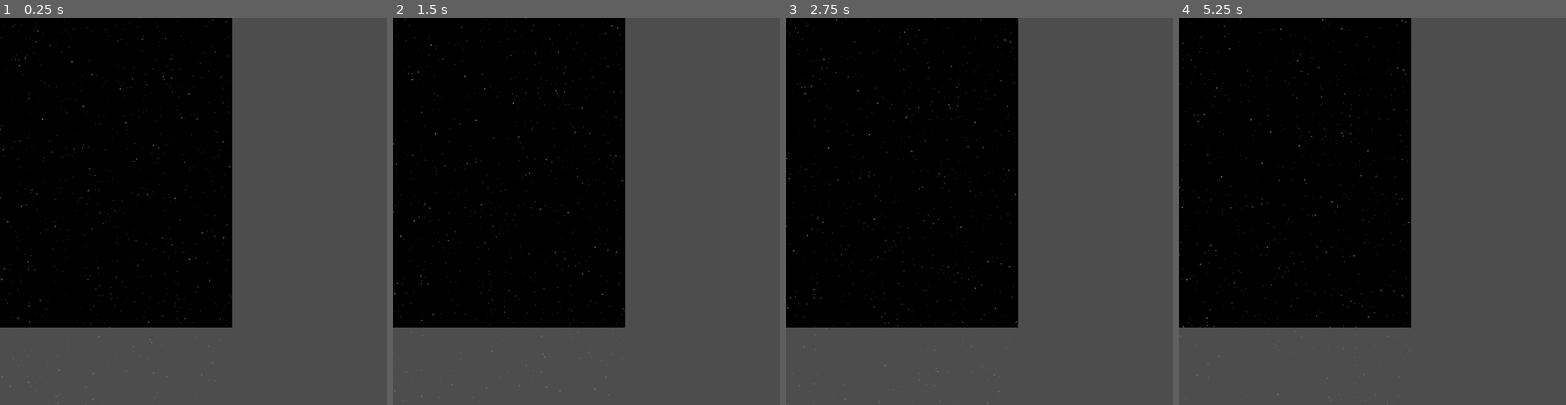
Above: before the commit, frames 1-4 (left to right).
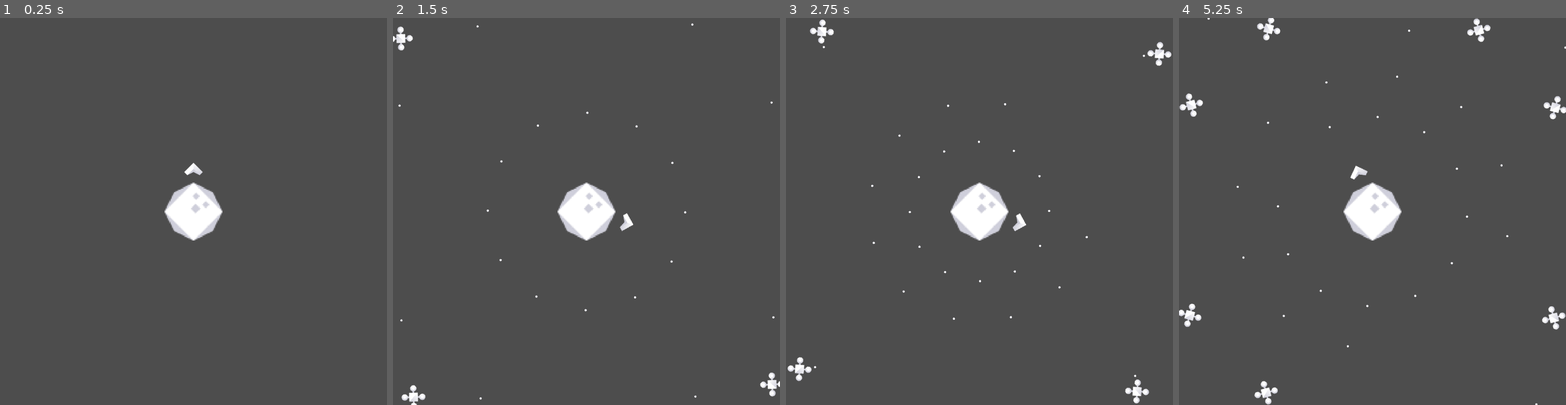
Above: after the commit, the same moments.

Repository: redpebble/mini-jame-gam-39
Game: Godot game, scene res://scenes/game.tscn
Same seed, same stepped clock (60 frames per second), same inputs: the game is played once before the commit and once after it. This scene is started directly instead of the project's main scene.
Inputs (mouse positions are in pixels of both pictures, inside the frame that each line leads up to):
- Up to frame 1 (0.25 s): no input
- Up to frame 2 (1.5 s): move the mouse to (671, 192) at 0.52 s; press the mouse at (671, 192) at 0.53 s; hold D (right) 0.53-1.28 s; move the mouse to (509, 230) at 1.27 s; release the mouse at (509, 230) at 1.28 s; hold A (left) from 1.28 s (still down); click (509, 230) at 1.35 s
- Up to frame 3 (2.75 s): move the mouse to (1018, 126) at 2.02 s; release A (left) at 2.03 s; press the mouse at (1018, 126) at 2.03 s; hold D (right) from 2.03 s (still down)
- Up to frame 4 (5.25 s): move the mouse to (1353, 288) at 2.77 s; release the mouse at (1353, 288) at 2.78 s; click (1353, 288) at 2.85 s; move the mouse to (1488, 269) at 3.52 s; release D (right) at 3.53 s; press the mouse at (1488, 269) at 3.53 s; hold A (left) from 3.53 s (still down); move the mouse to (1256, 153) at 4.27 s; release the mouse at (1256, 153) at 4.28 s; click (1256, 153) at 4.35 s; move the mouse to (1391, 211) at 5.02 s; press the mouse at (1391, 211) at 5.03 s

The runs differ from the first frame. In frame 1, 48% of the frame differs, in the area x 0-60%, y 0-100%; in frame 2, 48%; in frame 3, 48%; in frame 4, 49%, in the area x 0-100%, y 0-100%.
Error before the commit: Invalid type in function 'register_hit' in base 'Area2D (HurtBox)'. The Object-derived class of argument 1 (Area2D) is not a subclass of the expected argument …

Commit message:
re-connect UI, free projectiles

Diff:
--- a/godot/project.godot
+++ b/godot/project.godot
@@ -11,7 +11,7 @@
 [application]
 
 config/name="Mini Jame Gam #39"
-run/main_scene="res://scenes/world.tscn"
+run/main_scene="res://scenes/main.tscn"
 config/features=PackedStringArray("4.3", "GL Compatibility")
 
 [display]
--- a/godot/scenes/characters/pivot_enemy.gd
+++ b/godot/scenes/characters/pivot_enemy.gd
@@ -15,3 +15,6 @@
 
 func _on_enemy_destroyed() -> void:
 	queue_free()
+
+func get_enemy():
+	return $Enemy
--- a/godot/scenes/enemy_pivot_group.gd
+++ b/godot/scenes/enemy_pivot_group.gd
@@ -13,8 +13,8 @@
 		var e = enemy_to_spawn.instantiate()
 		e.initial_distance = initial_distance
 		e.angle = i * interval
+		e.ready.connect(func(): enemy_spawned.emit(e.get_enemy()))
 		call_deferred("add_child", e)
-		enemy_spawned.emit(e)
 
 func _physics_process(delta: float) -> void:
 	rotate(speed * delta)
--- a/godot/scenes/game.gd
+++ b/godot/scenes/game.gd
@@ -1,22 +1,10 @@
 extends Node2D
 
+signal player_ready(player)
 signal enemy_spawned(enemy)
 
-@export var enemy_to_spawn: PackedScene
+func _ready() -> void:
+	player_ready.emit($PlayerPivot/Player)
 
-@onready var shapeSize = $SpawnArea/CollisionShape2D.shape.extents
-@onready var origin = $SpawnArea/CollisionShape2D.global_position
-@onready var spawnStart = origin - shapeSize
-@onready var spawnEnd = origin + shapeSize
-
-func _on_spawn_timer_timeout() -> void:
-	var x = randf_range(spawnStart.x, spawnEnd.x)
-	var y = randf_range(spawnStart.y, spawnEnd.y)
-
-	var e = enemy_to_spawn.instantiate()
-	e.position = Vector2(x, y)
-	call_deferred("add_child", e)
-	enemy_spawned.emit(e)
-
-func _on_remove_area_body_entered(body: Node2D) -> void:
-	body.queue_free()
+func _on_enemy_pivot_group_enemy_spawned(enemy: Variant) -> void:
+	enemy_spawned.emit(enemy)
--- a/godot/scenes/game.tscn
+++ b/godot/scenes/game.tscn
@@ -1,123 +1,56 @@
-[gd_scene load_steps=15 format=3 uid="uid://ojq6qm1aqfsa"]
+[gd_scene load_steps=9 format=3 uid="uid://ojq6qm1aqfsa"]
 
+[ext_resource type="Texture2D" uid="uid://b5bwt0no124se" path="res://assets/sprites/planet.png" id="1_5ooyd"]
 [ext_resource type="Script" path="res://scenes/game.gd" id="1_npyn2"]
-[ext_resource type="Texture2D" uid="uid://8kqxdp4d04uk" path="res://assets/sprites/star.png" id="1_p0yxe"]
-[ext_resource type="Texture2D" uid="uid://bs8ygohuytey8" path="res://assets/black-bg.png" id="2_qguvw"]
-[ext_resource type="PackedScene" uid="uid://dw83puyctgkvr" path="res://scenes/characters/enemy.tscn" id="3_sh1te"]
+[ext_resource type="PackedScene" uid="uid://dcp0ihw4v50o5" path="res://scenes/characters/player.tscn" id="2_4fgon"]
+[ext_resource type="Script" path="res://scenes/player_pivot.gd" id="2_crob7"]
+[ext_resource type="Script" path="res://scenes/enemy_pivot_group.gd" id="2_whcb7"]
+[ext_resource type="Script" path="res://scenes/Hurtbox.gd" id="3_k05c8"]
+[ext_resource type="PackedScene" uid="uid://bunwupkge7p2b" path="res://scenes/characters/pivot_enemy.tscn" id="3_kljav"]
 
-[sub_resource type="Curve" id="Curve_0bejw"]
-min_value = 0.4
-max_value = 0.5
-_data = [Vector2(0, 0.4), 0.0, 0.0469276, 0, 1, Vector2(0.753378, 0.435354), 0.134423, 0.134423, 0, 0, Vector2(1, 0.5), 0.262125, 0.0, 1, 0]
-point_count = 3
-
-[sub_resource type="CurveTexture" id="CurveTexture_343gv"]
-curve = SubResource("Curve_0bejw")
-
-[sub_resource type="Curve" id="Curve_uackj"]
-max_value = 2.0
-_data = [Vector2(0, 0.317439), 0.0, 0.0, 0, 0, Vector2(0.912162, 0.990463), 1.98365, 1.98365, 0, 0, Vector2(1, 2), 0.0, 0.0, 0, 0]
-point_count = 3
-
-[sub_resource type="CurveTexture" id="CurveTexture_jt0n6"]
-curve = SubResource("Curve_uackj")
-
-[sub_resource type="ParticleProcessMaterial" id="ParticleProcessMaterial_qjw0m"]
-particle_flag_disable_z = true
-emission_shape_offset = Vector3(300, 0, 0)
-emission_shape = 3
-emission_box_extents = Vector3(300, 1, 1)
-direction = Vector3(0, 1, 0)
-spread = 0.0
-initial_velocity_min = 20.0
-initial_velocity_max = 30.0
-gravity = Vector3(0, 0, 0)
-scale_min = 0.3
-scale_max = 0.5
-scale_curve = SubResource("CurveTexture_343gv")
-scale_over_velocity_min = 30.0
-scale_over_velocity_max = 60.0
-scale_over_velocity_curve = SubResource("CurveTexture_jt0n6")
-
-[sub_resource type="RectangleShape2D" id="RectangleShape2D_xs5bd"]
-size = Vector2(560, 50)
-
-[sub_resource type="RectangleShape2D" id="RectangleShape2D_aw7j7"]
-size = Vector2(100, 1300)
-
-[sub_resource type="RectangleShape2D" id="RectangleShape2D_8hw3n"]
-size = Vector2(1300, 100)
-
-[sub_resource type="RectangleShape2D" id="RectangleShape2D_ki6pk"]
-size = Vector2(640, 20)
-
-[sub_resource type="RectangleShape2D" id="RectangleShape2D_atc4p"]
-size = Vector2(20, 800)
+[sub_resource type="CircleShape2D" id="CircleShape2D_ruwvl"]
+radius = 68.0074
 
 [node name="Game" type="Node2D"]
 script = ExtResource("1_npyn2")
-enemy_to_spawn = ExtResource("3_sh1te")
 
-[node name="BlackBG" type="Sprite2D" parent="."]
-position = Vector2(300, 400)
-texture = ExtResource("2_qguvw")
+[node name="Planet" type="Node2D" parent="."]
+position = Vector2(500, 500)
 
-[node name="GPUParticles2D" type="GPUParticles2D" parent="."]
-modulate = Color(0.427493, 0.427493, 0.427493, 1)
-amount = 1000
-process_material = SubResource("ParticleProcessMaterial_qjw0m")
-texture = ExtResource("1_p0yxe")
-lifetime = 40.0
-preprocess = 40.0
-visibility_rect = Rect2(0, 0, 600, 800)
+[node name="Sprite" type="Sprite2D" parent="Planet"]
+scale = Vector2(3.125, 3.125)
+texture = ExtResource("1_5ooyd")
 
-[node name="SpawnArea" type="Area2D" parent="."]
+[node name="HurtBox" type="Area2D" parent="Planet"]
+collision_mask = 2
+script = ExtResource("3_k05c8")
 
-[node name="CollisionShape2D" type="CollisionShape2D" parent="SpawnArea"]
-position = Vector2(300, -50)
-shape = SubResource("RectangleShape2D_xs5bd")
+[node name="CollisionShape2D" type="CollisionShape2D" parent="Planet/HurtBox"]
+shape = SubResource("CircleShape2D_ruwvl")
 
-[node name="SpawnTimer" type="Timer" parent="."]
-autostart = true
+[node name="EnemyPivotGroup" type="Node2D" parent="."]
+position = Vector2(500, 500)
+script = ExtResource("2_whcb7")
+enemy_to_spawn = ExtResource("3_kljav")
+speed = 0.5
 
-[node name="RemoveArea" type="Area2D" parent="."]
-collision_layer = 0
-collision_mask = 2
+[node name="EnemyPivotGroup2" type="Node2D" parent="."]
+position = Vector2(500, 500)
+script = ExtResource("2_whcb7")
+enemy_to_spawn = ExtResource("3_kljav")
+speed = -0.5
+initial_distance = 1000.0
 
-[node name="CollisionShape2D" type="CollisionShape2D" parent="RemoveArea"]
-position = Vector2(900, 400)
-shape = SubResource("RectangleShape2D_aw7j7")
+[node name="PlayerPivot" type="Node2D" parent="."]
+position = Vector2(500, 500)
+rotation = -1.5708
+script = ExtResource("2_crob7")
+acceleration = 10.0
 
-[node name="CollisionShape2D2" type="CollisionShape2D" parent="RemoveArea"]
-position = Vector2(-300, 400)
-shape = SubResource("RectangleShape2D_aw7j7")
+[node name="Player" parent="PlayerPivot" instance=ExtResource("2_4fgon")]
+position = Vector2(110, 0)
+rotation = 1.5708
 
-[node name="CollisionShape2D3" type="CollisionShape2D" parent="RemoveArea"]
-position = Vector2(300, -300)
-shape = SubResource("RectangleShape2D_8hw3n")
-
-[node name="CollisionShape2D4" type="CollisionShape2D" parent="RemoveArea"]
-position = Vector2(300, 1100)
-shape = SubResource("RectangleShape2D_8hw3n")
-
-[node name="BorderFence" type="StaticBody2D" parent="."]
-collision_layer = 4
-
-[node name="CollisionShape2D" type="CollisionShape2D" parent="BorderFence"]
-position = Vector2(300, -10)
-shape = SubResource("RectangleShape2D_ki6pk")
-
-[node name="CollisionShape2D2" type="CollisionShape2D" parent="BorderFence"]
-position = Vector2(300, 810)
-shape = SubResource("RectangleShape2D_ki6pk")
-
-[node name="CollisionShape2D3" type="CollisionShape2D" parent="BorderFence"]
-position = Vector2(-10, 400)
-shape = SubResource("RectangleShape2D_atc4p")
-
-[node name="CollisionShape2D4" type="CollisionShape2D" parent="BorderFence"]
-position = Vector2(610, 400)
-shape = SubResource("RectangleShape2D_atc4p")
-
-[connection signal="timeout" from="SpawnTimer" to="." method="_on_spawn_timer_timeout"]
-[connection signal="body_entered" from="RemoveArea" to="." method="_on_remove_area_body_entered"]
+[connection signal="enemy_spawned" from="EnemyPivotGroup" to="." method="_on_enemy_pivot_group_enemy_spawned"]
+[connection signal="enemy_spawned" from="EnemyPivotGroup2" to="." method="_on_enemy_pivot_group_enemy_spawned"]
+[connection signal="ready" from="PlayerPivot" to="." method="_on_player_pivot_ready"]
--- /dev/null
+++ b/godot/scenes/game_old.tscn
@@ -0,0 +1,121 @@
+[gd_scene load_steps=14 format=3 uid="uid://ojq6qm1aqfsa"]
+
+[ext_resource type="Script" path="res://scenes/game.gd" id="1_npyn2"]
+[ext_resource type="Texture2D" uid="uid://8kqxdp4d04uk" path="res://assets/sprites/star.png" id="1_p0yxe"]
+[ext_resource type="Texture2D" uid="uid://bs8ygohuytey8" path="res://assets/black-bg.png" id="2_qguvw"]
+
+[sub_resource type="Curve" id="Curve_0bejw"]
+min_value = 0.4
+max_value = 0.5
+_data = [Vector2(0, 0.4), 0.0, 0.0469276, 0, 1, Vector2(0.753378, 0.435354), 0.134423, 0.134423, 0, 0, Vector2(1, 0.5), 0.262125, 0.0, 1, 0]
+point_count = 3
+
+[sub_resource type="CurveTexture" id="CurveTexture_343gv"]
+curve = SubResource("Curve_0bejw")
+
+[sub_resource type="Curve" id="Curve_uackj"]
+max_value = 2.0
+_data = [Vector2(0, 0.317439), 0.0, 0.0, 0, 0, Vector2(0.912162, 0.990463), 1.98365, 1.98365, 0, 0, Vector2(1, 2), 0.0, 0.0, 0, 0]
+point_count = 3
+
+[sub_resource type="CurveTexture" id="CurveTexture_jt0n6"]
+curve = SubResource("Curve_uackj")
+
+[sub_resource type="ParticleProcessMaterial" id="ParticleProcessMaterial_qjw0m"]
+particle_flag_disable_z = true
+emission_shape_offset = Vector3(300, 0, 0)
+emission_shape = 3
+emission_box_extents = Vector3(300, 1, 1)
+direction = Vector3(0, 1, 0)
+spread = 0.0
+initial_velocity_min = 20.0
+initial_velocity_max = 30.0
+gravity = Vector3(0, 0, 0)
+scale_min = 0.3
+scale_max = 0.5
+scale_curve = SubResource("CurveTexture_343gv")
+scale_over_velocity_min = 30.0
+scale_over_velocity_max = 60.0
+scale_over_velocity_curve = SubResource("CurveTexture_jt0n6")
+
+[sub_resource type="RectangleShape2D" id="RectangleShape2D_xs5bd"]
+size = Vector2(560, 50)
+
+[sub_resource type="RectangleShape2D" id="RectangleShape2D_aw7j7"]
+size = Vector2(100, 1300)
+
+[sub_resource type="RectangleShape2D" id="RectangleShape2D_8hw3n"]
+size = Vector2(1300, 100)
+
+[sub_resource type="RectangleShape2D" id="RectangleShape2D_ki6pk"]
+size = Vector2(640, 20)
+
+[sub_resource type="RectangleShape2D" id="RectangleShape2D_atc4p"]
+size = Vector2(20, 800)
+
+[node name="GameOld" type="Node2D"]
+script = ExtResource("1_npyn2")
+
+[node name="BlackBG" type="Sprite2D" parent="."]
+position = Vector2(300, 400)
+texture = ExtResource("2_qguvw")
+
+[node name="GPUParticles2D" type="GPUParticles2D" parent="."]
+modulate = Color(0.427493, 0.427493, 0.427493, 1)
+amount = 1000
+process_material = SubResource("ParticleProcessMaterial_qjw0m")
+texture = ExtResource("1_p0yxe")
+lifetime = 40.0
+preprocess = 40.0
+visibility_rect = Rect2(0, 0, 600, 800)
+
+[node name="SpawnArea" type="Area2D" parent="."]
+
+[node name="CollisionShape2D" type="CollisionShape2D" parent="SpawnArea"]
+position = Vector2(300, -50)
+shape = SubResource("RectangleShape2D_xs5bd")
+
+[node name="SpawnTimer" type="Timer" parent="."]
+autostart = true
+
+[node name="RemoveArea" type="Area2D" parent="."]
+collision_layer = 0
+collision_mask = 2
+
+[node name="CollisionShape2D" type="CollisionShape2D" parent="RemoveArea"]
+position = Vector2(900, 400)
+shape = SubResource("RectangleShape2D_aw7j7")
+
+[node name="CollisionShape2D2" type="CollisionShape2D" parent="RemoveArea"]
+position = Vector2(-300, 400)
+shape = SubResource("RectangleShape2D_aw7j7")
+
+[node name="CollisionShape2D3" type="CollisionShape2D" parent="RemoveArea"]
+position = Vector2(300, -300)
+shape = SubResource("RectangleShape2D_8hw3n")
+
+[node name="CollisionShape2D4" type="CollisionShape2D" parent="RemoveArea"]
+position = Vector2(300, 1100)
+shape = SubResource("RectangleShape2D_8hw3n")
+
+[node name="BorderFence" type="StaticBody2D" parent="."]
+collision_layer = 4
+
+[node name="CollisionShape2D" type="CollisionShape2D" parent="BorderFence"]
+position = Vector2(300, -10)
+shape = SubResource("RectangleShape2D_ki6pk")
+
+[node name="CollisionShape2D2" type="CollisionShape2D" parent="BorderFence"]
+position = Vector2(300, 810)
+shape = SubResource("RectangleShape2D_ki6pk")
+
+[node name="CollisionShape2D3" type="CollisionShape2D" parent="BorderFence"]
+position = Vector2(-10, 400)
+shape = SubResource("RectangleShape2D_atc4p")
+
+[node name="CollisionShape2D4" type="CollisionShape2D" parent="BorderFence"]
+position = Vector2(610, 400)
+shape = SubResource("RectangleShape2D_atc4p")
+
+[connection signal="timeout" from="SpawnTimer" to="." method="_on_spawn_timer_timeout"]
+[connection signal="body_entered" from="RemoveArea" to="." method="_on_remove_area_body_entered"]
--- a/godot/scenes/main.gd
+++ b/godot/scenes/main.gd
@@ -15,5 +15,10 @@
 	points += 1
 	$UI.update_points(points)
 
-func _on_map_enemy_spawned(enemy: Variant) -> void:
+func _on_game_enemy_spawned(enemy: Variant) -> void:
 	enemy.destroyed.connect(_on_enemy_destroyed)
+
+func _on_game_player_ready(player: Variant) -> void:
+	player.hp_changed.connect(_on_player_hp_changed)
+	player.destroyed.connect(_on_player_destroyed)
+	_on_player_hp_changed(player.hp, player.max_hp)
--- a/godot/scenes/main.tscn
+++ b/godot/scenes/main.tscn
@@ -1,22 +1,22 @@
-[gd_scene load_steps=5 format=3 uid="uid://cfcxfldeq64eb"]
+[gd_scene load_steps=4 format=3 uid="uid://cfcxfldeq64eb"]
 
-[ext_resource type="PackedScene" uid="uid://ojq6qm1aqfsa" path="res://scenes/game.tscn" id="1_o6fmn"]
 [ext_resource type="Script" path="res://scenes/main.gd" id="1_uohuc"]
-[ext_resource type="PackedScene" uid="uid://dcp0ihw4v50o5" path="res://scenes/characters/player.tscn" id="1_ut8q8"]
+[ext_resource type="PackedScene" uid="uid://ojq6qm1aqfsa" path="res://scenes/game.tscn" id="2_t3how"]
 [ext_resource type="PackedScene" uid="uid://coe2mg542ybib" path="res://scenes/ui.tscn" id="3_c4fui"]
 
 [node name="Main" type="Node2D"]
 script = ExtResource("1_uohuc")
 
-[node name="Game" parent="." instance=ExtResource("1_o6fmn")]
-
-[node name="Player" parent="." instance=ExtResource("1_ut8q8")]
-position = Vector2(302, 695)
+[node name="Game" parent="." instance=ExtResource("2_t3how")]
 
 [node name="UI" parent="." instance=ExtResource("3_c4fui")]
-offset_right = 600.0
-offset_bottom = 800.0
+anchors_preset = 0
+anchor_right = 0.0
+anchor_bottom = 0.0
+offset_right = 1000.0
+offset_bottom = 1000.0
+grow_horizontal = 1
+grow_vertical = 1
 
-[connection signal="enemy_spawned" from="Game" to="." method="_on_map_enemy_spawned"]
-[connection signal="destroyed" from="Player" to="." method="_on_player_destroyed"]
-[connection signal="hp_changed" from="Player" to="." method="_on_player_hp_changed"]
+[connection signal="enemy_spawned" from="Game" to="." method="_on_game_enemy_spawned"]
+[connection signal="player_ready" from="Game" to="." method="_on_game_player_ready"]
--- a/godot/scenes/ui.tscn
+++ b/godot/scenes/ui.tscn
@@ -51,4 +51,6 @@
 offset_bottom = 11.5
 grow_horizontal = 2
 grow_vertical = 2
-text = "Game Over"
+theme_override_colors/font_color = Color(0, 0, 0, 1)
+theme_override_font_sizes/font_size = 59
+text = "YOU DIED"
--- a/godot/scenes/weapons/projectiles/projectile.gd
+++ b/godot/scenes/weapons/projectiles/projectile.gd
@@ -12,6 +12,8 @@
 
 func _physics_process(delta: float) -> void:
 	position += direction * speed * delta
+	if position.distance_to(Vector2(500,500)) > 1000:
+		queue_free()
 
 func _ready() -> void:
 	if is_enemy_weapon:
--- a/godot/scenes/world.tscn
+++ /dev/null
@@ -1,50 +0,0 @@
-[gd_scene load_steps=8 format=3 uid="uid://wjd0nsgbac3a"]
-
-[ext_resource type="Texture2D" uid="uid://b5bwt0no124se" path="res://assets/sprites/planet.png" id="1_5ooyd"]
-[ext_resource type="PackedScene" uid="uid://dcp0ihw4v50o5" path="res://scenes/characters/player.tscn" id="2_4fgon"]
-[ext_resource type="Script" path="res://scenes/player_pivot.gd" id="2_crob7"]
-[ext_resource type="Script" path="res://scenes/enemy_pivot_group.gd" id="2_whcb7"]
-[ext_resource type="Script" path="res://scenes/Hurtbox.gd" id="3_k05c8"]
-[ext_resource type="PackedScene" uid="uid://bunwupkge7p2b" path="res://scenes/characters/pivot_enemy.tscn" id="3_kljav"]
-
-[sub_resource type="CircleShape2D" id="CircleShape2D_ruwvl"]
-radius = 68.0074
-
-[node name="World" type="Node2D"]
-
-[node name="Planet" type="Node2D" parent="."]
-position = Vector2(500, 500)
-
-[node name="Sprite" type="Sprite2D" parent="Planet"]
-scale = Vector2(3.125, 3.125)
-texture = ExtResource("1_5ooyd")
-
-[node name="HurtBox" type="Area2D" parent="Planet"]
-collision_mask = 2
-script = ExtResource("3_k05c8")
-
-[node name="CollisionShape2D" type="CollisionShape2D" parent="Planet/HurtBox"]
-shape = SubResource("CircleShape2D_ruwvl")
-
-[node name="EnemyPivotGroup" type="Node2D" parent="."]
-position = Vector2(500, 500)
-script = ExtResource("2_whcb7")
-enemy_to_spawn = ExtResource("3_kljav")
-speed = 0.5
-
-[node name="EnemyPivotGroup2" type="Node2D" parent="."]
-position = Vector2(500, 500)
-script = ExtResource("2_whcb7")
-enemy_to_spawn = ExtResource("3_kljav")
-speed = -0.5
-initial_distance = 1000.0
-
-[node name="PlayerPivot" type="Node2D" parent="."]
-position = Vector2(500, 500)
-rotation = -1.5708
-script = ExtResource("2_crob7")
-acceleration = 10.0
-
-[node name="Player" parent="PlayerPivot" instance=ExtResource("2_4fgon")]
-position = Vector2(110, 0)
-rotation = 1.5708
